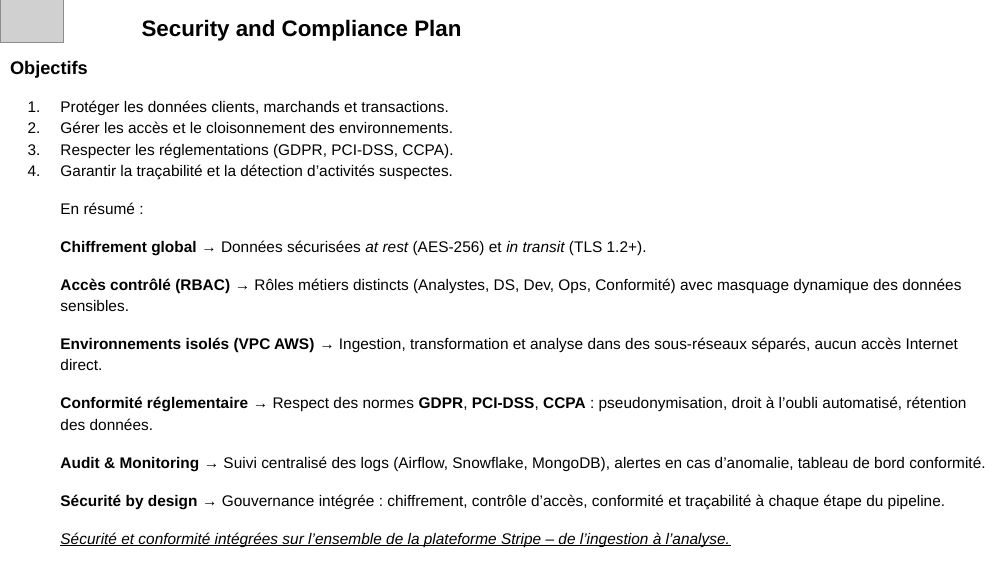
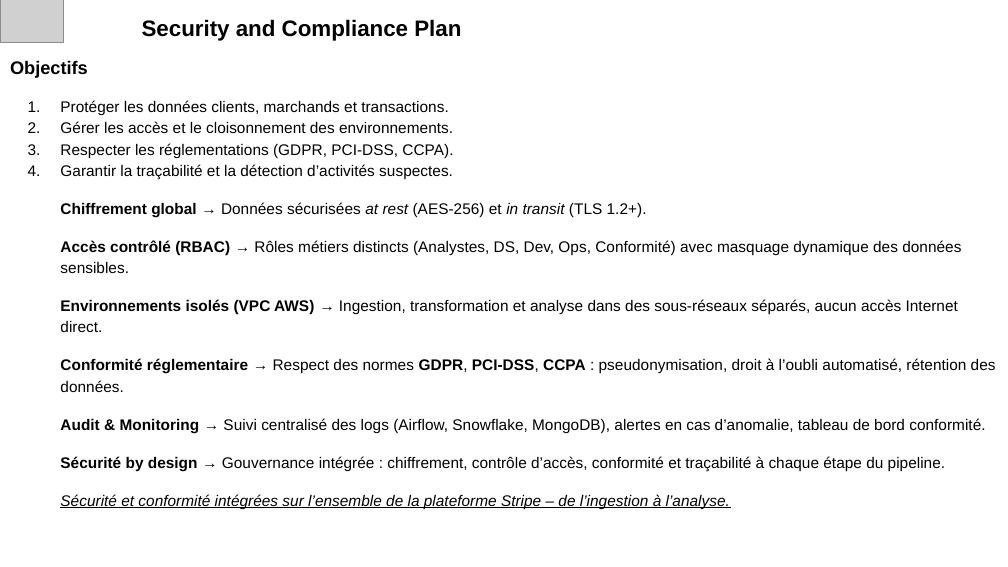
Before and after one commit to aurelienchalm/LDS_block_2_lead, a slide deck: slide 18 of LDS_Block_2_Lead.pptx. Drawn at 1008x567 pixels with LibreOffice and Linux fonts; fonts in the diff are those of the drawing; grey boxes stand for pictures. Boxes give left, top, right and bottom in pixels: in the first picture for what was removed or moved away, otherwise in the second. Text is boxed around its words. In the diff, an @@ line names an element or a change of style, - is before the commit and + after.

```diff
--- a/LDS_Block_2_Lead.pptx
+++ b/LDS_Block_2_Lead.pptx
@@ title at (x1=60, y1=202, x2=135, y2=214): paragraph removed @@
-En résumé :
```
Also in this commit, not shown: 6 other slides changed, 10 other files.
